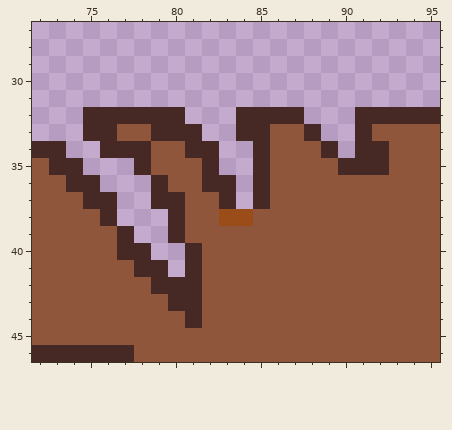
Pixel-art file -- assets/raw_art/table.aseprite. The picture above is the old version.
640x360 pixels, 1 frame. Colours within 5 levels of each other are drawn and written as one. Shown: x 72..95, y 27..46. The commit also changed other parts of the picture, which this record leaves out.
The same view after the edit:
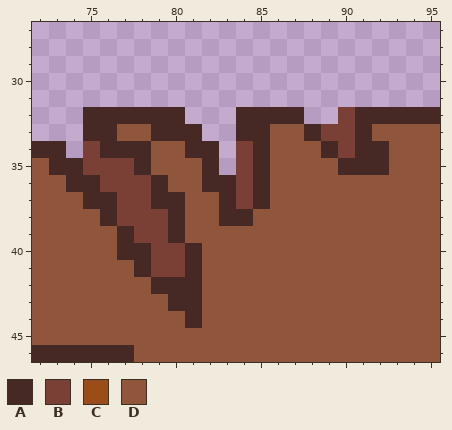
Palette (. is transparent): A #462924  B #7b4035  C #9a4d19  D #8f563b
The exact change:
y 32: x 90 . -> B
y 33: x 89..90 .. -> BB
y 34: x 75 . -> B; x 84 . -> B; x 90 . -> B
y 35: x 75..77 ... -> BBB; x 84 . -> B
y 36: x 76..78 ... -> BBB; x 84 . -> B
y 37: x 77..78 .. -> BB; x 84 . -> B
y 38: x 77..79 ... -> BBB; x 83..84 CC -> AA
y 39: x 78..79 .. -> BB
y 40: x 79..80 .. -> BB
y 41: x 79..80 A. -> BB
Boxes around the changes in both pictures, in picture pixels (x1, y1, x2, y2):
changed: (83, 107, 355, 277)
